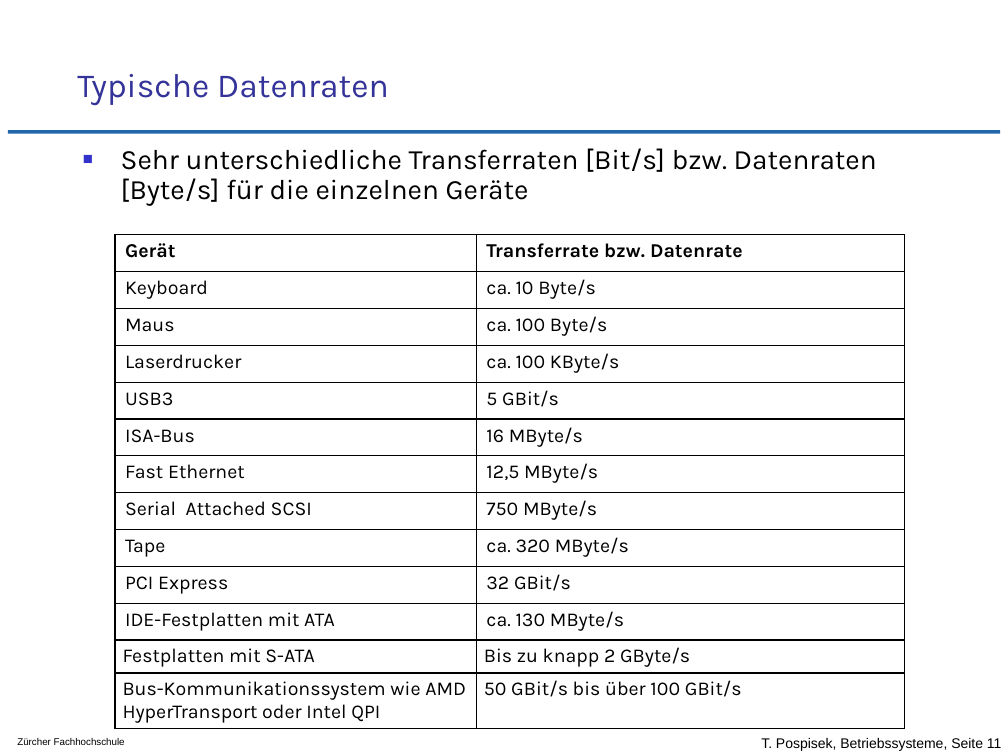
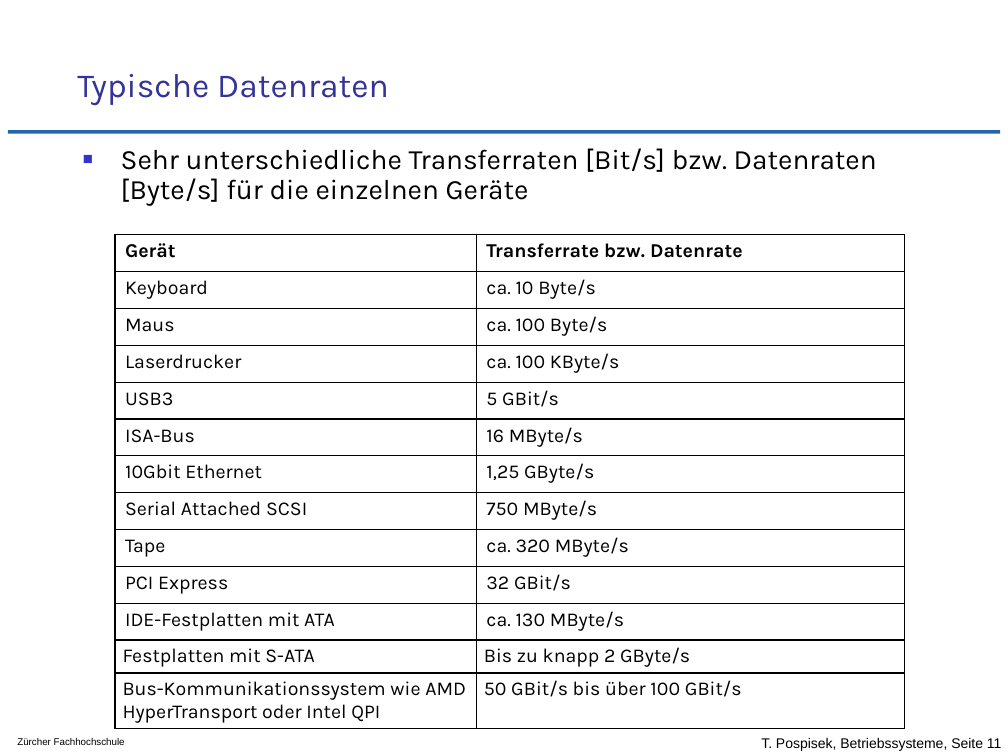
Before and after one commit to tpo/betriebssysteme, a slide deck: slide 11 of 12_Geraete_und_Dateiverwaltung.odp. Drawn at 1008x756 pixels with LibreOffice and Linux fonts; fonts in the diff are those of the drawing; background and template pictures are left out. Boxes give left, top, right and bottom in pixels: in the first picture for what was removed or moved away, otherwise in the second. Text is boxed around its words. In the diff, an @@ line names an element or a change of style, - is before the commit and + after.

```diff
--- a/12_Geraete_und_Dateiverwaltung.odp
+++ b/12_Geraete_und_Dateiverwaltung.odp
@@ table at (x1=115, y1=235, x2=905, y2=727) @@
-row 7, column 1: Fast Ethernet
+row 7, column 1: 10Gbit Ethernet
-row 7, column 2: 12,5 MByte/s
+row 7, column 2: 1,25 GByte/s
```
Also in this commit, not shown: 1 other slide changed.
